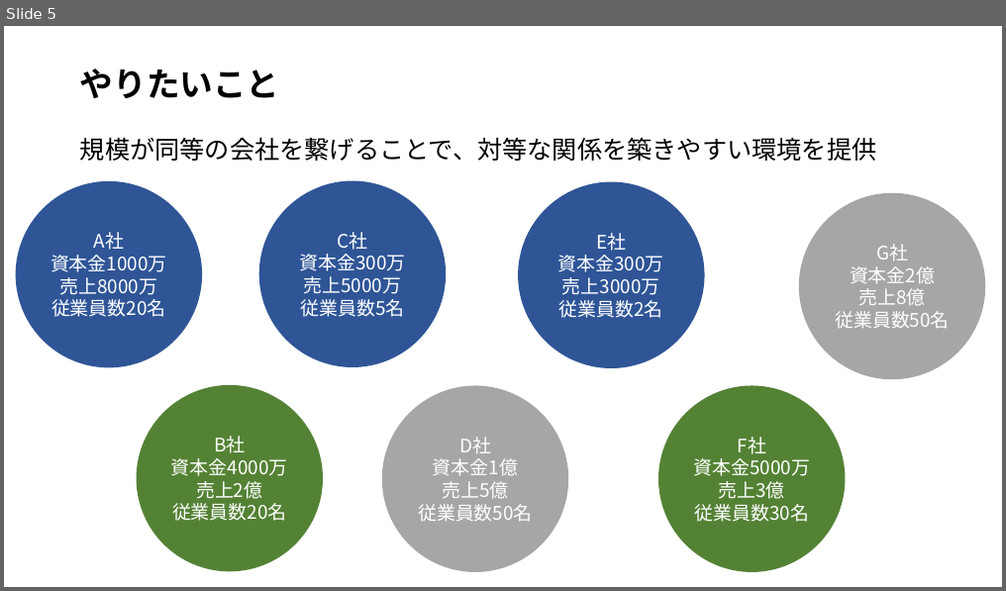
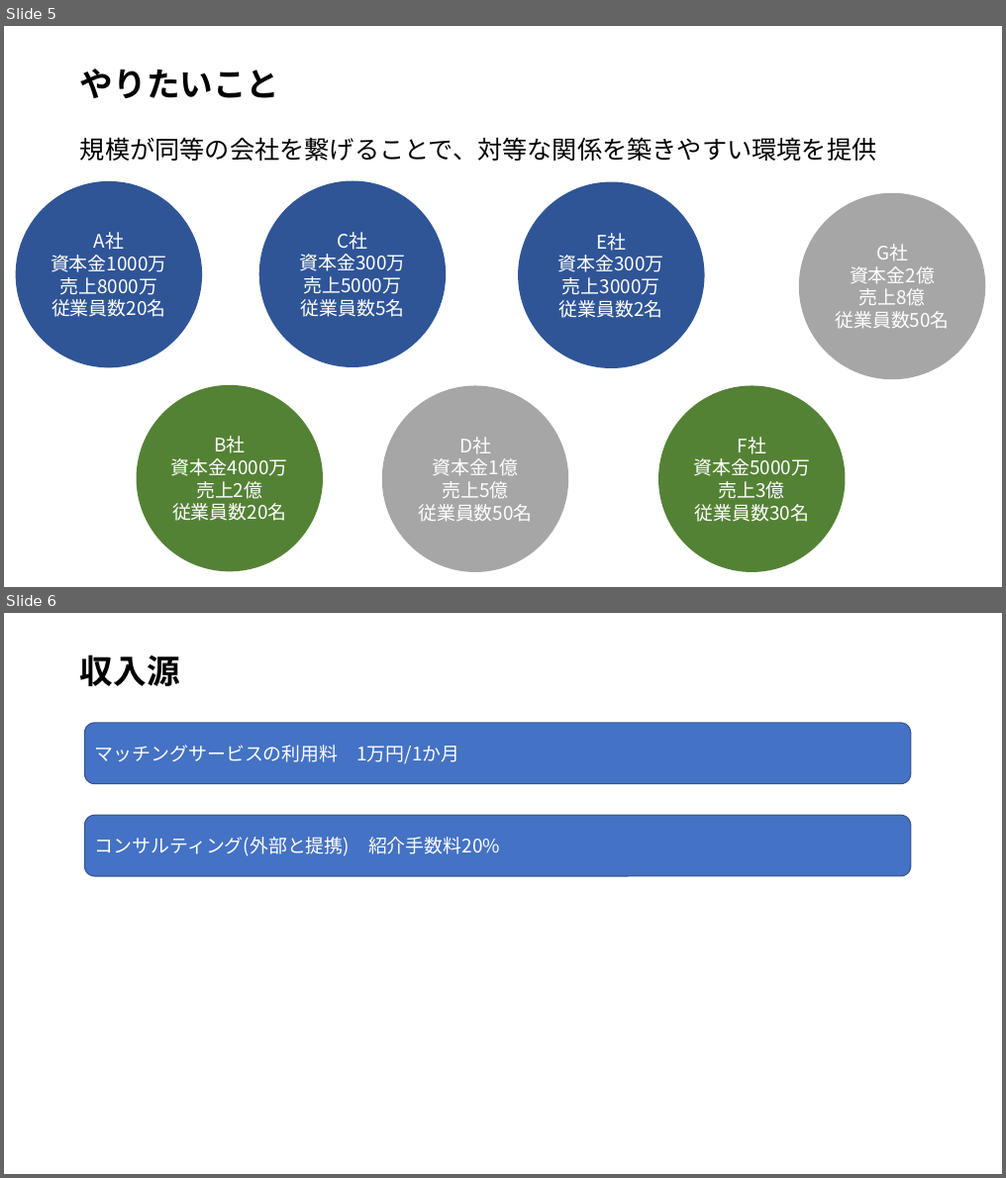
Before and after one commit to Gabaven2021/TeamK, a slide deck: 資料/18237007_がばべん2021資料.pptx. Shown one above the other, each under a label of ours: slide 5 before the commit, slides 5 and 6 after it. The pictures are 1006x591 and 1006x1178 pixels, drawn with LibreOffice and Linux fonts; fonts in the diff are those of the drawing. Boxes give left, top, right and bottom in pixels: in the first picture for what was removed or moved away, otherwise in the second. Text is boxed around its words. In the diff, an @@ line names an element or a change of style, - is before the commit and + after.

```diff
--- a/資料/18237007_がばべん2021資料.pptx
+++ b/資料/18237007_がばべん2021資料.pptx
@@ slide 6 added at [4, 613, 1002, 1174], background #FFFFFF @@
@@ title added at [80, 655, 180, 686], 32 pt, text #000000, bold @@
+収入源
@@ rounded rectangle added at [85, 723, 912, 784], fill #4472C4, outline #325491 1 pt, 18 pt, text #FFFFFF @@
+マッチングサービスの利用料 1万円/1か月
@@ rounded rectangle added at [85, 815, 912, 876], fill #4472C4, outline #325491 1 pt, 18 pt, text #FFFFFF @@
+コンサルティング(外部と提携) 紹介手数料20%
```
Also in this commit, not shown: 4 slides removed.
